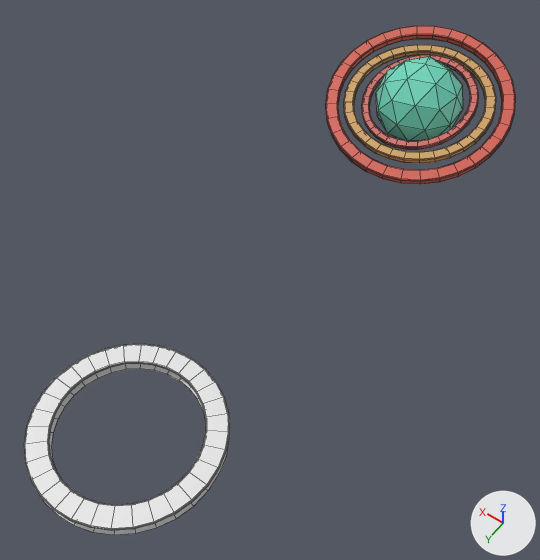
Renders of the Blender file 00_demo/working/01_scene_planet/scene.blend from each side of a commit.
The view is the same before and after, from a 50 mm camera at (-13.2, 33.2, 27.7) aimed at (0.2, 14.5, -1.8). The lights are fixed; the arrows at lower right show +X, +Y and +Z. The picture after the commit comes second. Mesh edges are drawn as thin lines.
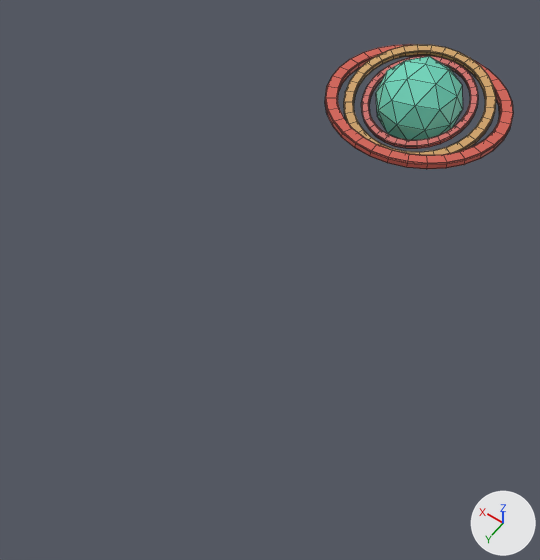
Location of each change, (x1, y1, x2, y2) in pixels of the pictures (540 x 560 px):
'Circle.002', hidden: before (24, 344, 229, 530)
'outer_ring', moved, turned: before (326, 26, 515, 184); after (325, 44, 513, 169)
'Circle.003', moved: before (344, 45, 496, 163); after (344, 45, 496, 155)
'Circle', turned: before (362, 55, 478, 150); after (361, 56, 478, 149)
'Circle.001', hidden: before (41, 363, 230, 535)

The edits, one by one:
Object 'Circle' (ob_circle) turns from (-18, 7.6, 4.3) to (-16, 6.5, 4.3) degrees about x, y and z.
Object 'Circle.001' (ob_circle_001) is now hidden.
Object 'Circle.002' (ob_circle_002) is now hidden.
In object 'Circle.003' (ob_circle_003), parent is now set to ob_rings.
In object 'outer_ring' (ob_outer_ring), parent is now set to ob_rings.
Object 'outer_ring' (ob_outer_ring) turns from (-17, -2.3, -2.1) to (0, 0, 0) degrees about x, y and z.
Object 'rings' (ob_rings) is new.
Its location is (0.0, 0.0, 0.0).
